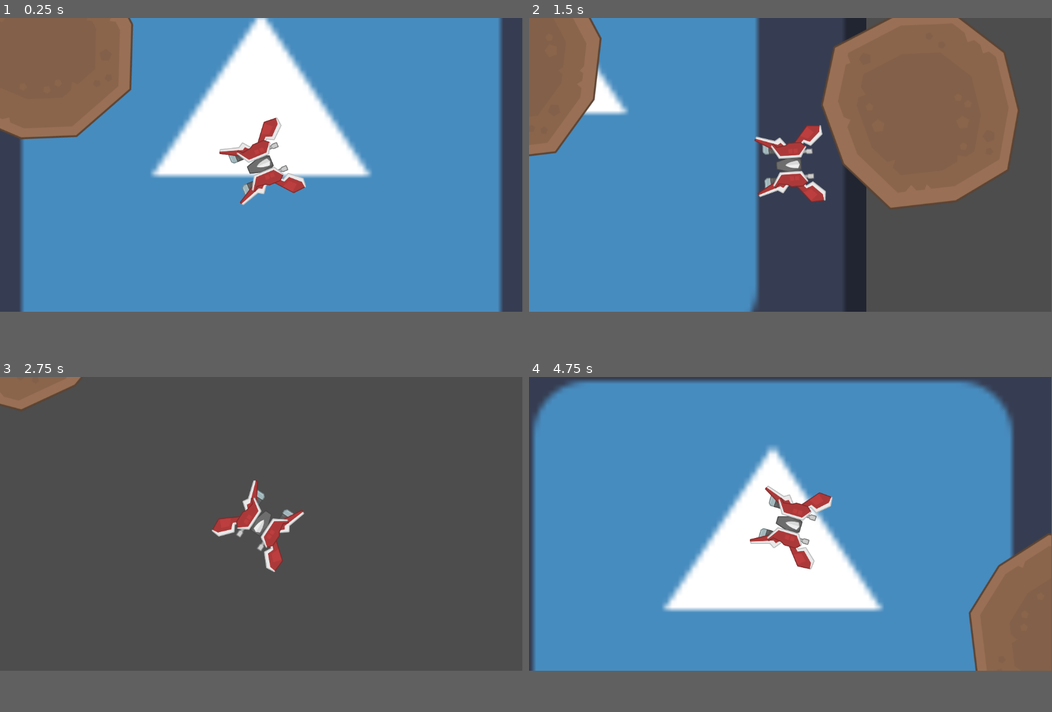
Above: before the commit, frames 1-4 (two rows, left to right).
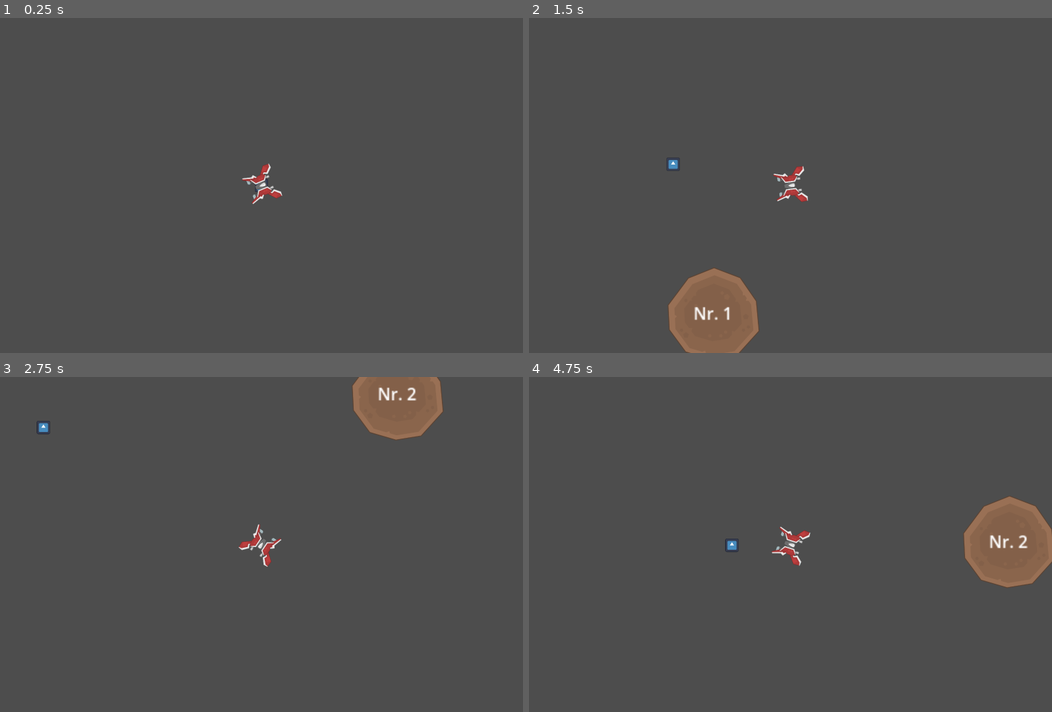
Above: after the commit, the same moments.

Repository: oskogstad/Pentasteroids2
Game: Godot game, scene res://main.tscn
Two runs of this game, one before a commit and one after it. Both use one fixed random seed, a clock stepped at 60 frames per second and the inputs below. The engine's default icon, where the game draws it, is replaced by a stand-in: a white triangle on a blue panel in a dark square.
Inputs (mouse positions are in pixels of both pictures, inside the frame that each line leads up to):
- Up to frame 1 (0.25 s): no input
- Up to frame 2 (1.5 s): move the mouse to (905, 148) at 0.52 s; hold D (move_right) 0.53-1.28 s; move the mouse to (685, 178) at 1.27 s; hold S (move_backward) from 1.28 s (still down)
- Up to frame 3 (2.75 s): move the mouse to (313, 460) at 2.02 s; release S (move_backward) at 2.03 s; hold D (move_right) from 2.03 s (still down)
- Up to frame 4 (4.75 s): move the mouse to (764, 581) at 2.77 s; release D (move_right) at 2.78 s; hold W (move_forward) 2.78-3.53 s; move the mouse to (947, 567) at 3.52 s; hold A (move_left) from 3.53 s (still down); move the mouse to (633, 480) at 4.27 s
In our replay, the window is 799x449 before the commit and 800x512 after it. These sizes can differ from the game's own. Grey fills any space a smaller window leaves; there, only what the larger window draws over its background counts as a difference.

The runs differ from the first frame. In frame 1, 82% of the frame differs, in the area x 0-96%, y 0-88%; in frame 2, 61%; in frame 3, 5.3%; in frame 4, 82%.

Commit message:
Fix init collisions

Diff:
--- /dev/null
+++ b/BasicGun.gd
@@ -0,0 +1,10 @@
+extends Node
+
+# Called when the node enters the scene tree for the first time.
+func _ready():
+	pass # Replace with function body.
+
+
+# Called every frame. 'delta' is the elapsed time since the previous frame.
+func _process(delta):
+	pass
--- a/MeteorSpawner.gd
+++ b/MeteorSpawner.gd
@@ -1,14 +1,17 @@
 extends Timer
-
-func _ready():
-	spawn_meteor()
+var meteor_number = 1
 
 func spawn_meteor():
 	var Meteor = load("res://meteor.tscn")
 	var instance = Meteor.instantiate()
+	instance.name = "%d - Meteor" % meteor_number
+	instance.set_label("Nr. %d" % meteor_number)
+	var vPort = get_parent().get_viewport()
+	instance.test(vPort)
 	add_child(instance)
+	meteor_number += 1
 
+#func _physics_process(delta):
 func _on_timeout():
 	spawn_meteor()
-	print("timer done")
-	wait_time = randi_range(1, 3) # Replace with function body.
+	wait_time = randi_range(4, 6)
--- /dev/null
+++ b/bullet.tscn
@@ -0,0 +1,17 @@
+[gd_scene load_steps=2 format=3 uid="uid://chv2mi8urc6dk"]
+
+[ext_resource type="Texture2D" uid="uid://ctoifkcfico3w" path="res://sprites/bullet.png" id="1_jy0xl"]
+
+[node name="Bullet" type="Node"]
+
+[node name="Bullet" type="CharacterBody2D" parent="."]
+
+[node name="Sprite2D" type="Sprite2D" parent="Bullet"]
+position = Vector2(-20, -48)
+scale = Vector2(0.1, 0.1)
+texture = ExtResource("1_jy0xl")
+
+[node name="CollisionPolygon2D" type="CollisionPolygon2D" parent="Bullet"]
+position = Vector2(-20, -48)
+scale = Vector2(0.1, 0.1)
+polygon = PackedVector2Array(31, -40.2, 31, -38.9, 41, -29.9, 41, -27.5, 46, -20.4, 46, 19.4, 40.2, 31, 38.9, 31, 29.9, 41, 27.5, 41, 20.4, 46, -20.3, 46, -41, 30, -41, 27.5, -46, 20.4, -46, -19.4, -40.2, -31, -38.9, -31, -29.9, -41, -27.5, -41, -19.2, -46, 19.4, -46)
--- a/main.tscn
+++ b/main.tscn
@@ -1,15 +1,11 @@
 [gd_scene load_steps=4 format=3 uid="uid://bdcisqexwvepd"]
 
-[ext_resource type="Texture2D" uid="uid://b0tgp1v3c3tvi" path="res://icon.svg" id="1_211rm"]
+[ext_resource type="Texture2D" uid="uid://b0tgp1v3c3tvi" path="res://icon.svg" id="3_4ernk"]
 [ext_resource type="Script" path="res://MeteorSpawner.gd" id="3_6jscr"]
 [ext_resource type="PackedScene" uid="uid://i02msisvu2wp" path="res://player.tscn" id="4_gw4o8"]
 
 [node name="MainGameNode" type="Node2D"]
 scale = Vector2(0.5, 0.5)
-
-[node name="Background" type="Sprite2D" parent="."]
-scale = Vector2(24, 24)
-texture = ExtResource("1_211rm")
 
 [node name="Player" parent="." instance=ExtResource("4_gw4o8")]
 
@@ -18,4 +14,7 @@
 autostart = true
 script = ExtResource("3_6jscr")
 
+[node name="Sprite2D" type="Sprite2D" parent="."]
+texture = ExtResource("3_4ernk")
+
 [connection signal="timeout" from="MeteorSpawner" to="MeteorSpawner" method="_on_timeout"]
--- a/meteor.tscn
+++ b/meteor.tscn
@@ -12,4 +12,14 @@
 [node name="CollisionPolygon2D" type="CollisionPolygon2D" parent="."]
 polygon = PackedVector2Array(19, -220.8, 19, -219.4, 124, -180.4, 124, -179.2, 135, -173.2, 135, -170.5, 211, -61.6, 21 …(214 unchanged characters)…
 
+[node name="NumberLabel" type="Label" parent="."]
+offset_left = -251.0
+offset_top = -186.0
+offset_right = -151.0
+offset_bottom = -112.0
+scale = Vector2(5, 5)
+text = "Test"
+horizontal_alignment = 1
+vertical_alignment = 1
+
 [connection signal="body_entered" from="." to="." method="_on_body_entered"]
--- a/player.tscn
+++ b/player.tscn
@@ -1,7 +1,8 @@
-[gd_scene load_steps=3 format=3 uid="uid://i02msisvu2wp"]
+[gd_scene load_steps=4 format=3 uid="uid://i02msisvu2wp"]
 
 [ext_resource type="Script" path="res://scripts/player.gd" id="1_1eclu"]
 [ext_resource type="Texture2D" uid="uid://drcudqk0dyfo3" path="res://sprites/spaceShip.png" id="2_l1n88"]
+[ext_resource type="Script" path="res://BasicGun.gd" id="3_qqdws"]
 
 [node name="Player" type="Node"]
 
@@ -18,3 +19,6 @@
 polygon = PackedVector2Array(135, -146.7, 135, -145.6, 138, -143.6, 138, -138.3, 136.6, -132.5, 135.5, -132.5, 115, -64 …(1068 unchanged characters)…
 
 [node name="Camera2D" type="Camera2D" parent="PlayerBody"]
+
+[node name="BasicGun" type="Node" parent="PlayerBody"]
+script = ExtResource("3_qqdws")
--- a/project.godot
+++ b/project.godot
@@ -17,8 +17,8 @@
 
 [display]
 
-window/size/mode=4
-window/size/borderless=true
+window/size/viewport_width=2500
+window/size/viewport_height=1800
 
 [input]
 
--- a/scripts/meteor.gd
+++ b/scripts/meteor.gd
@@ -1,12 +1,11 @@
 extends RigidBody2D
 
-var MAX_SPEED: int = 400
+var MAX_SPEED: int = 200
 var spinDegrees = randf_range(-2, 2)
-
+var exploding = false;
 enum StartingEdge { Top, Bottom, Left, Right }
 
-func set_random_position():
-	var vPort = get_viewport()
+func set_random_position(vPort: Viewport):
 	var vPortSize = vPort.size
 
 	var startingEdge = randi() % 4
@@ -29,14 +28,34 @@
 func get_random_axis_position(camPos: int, vPortSize: int):
 	return randi_range(camPos - vPortSize/2, camPos + vPortSize/2)
 
-func _ready():
-	var textureNumber = randi_range(1, 4)
+func set_label(text):
+	$NumberLabel.text = text
+
+func test(vPort: Viewport):
+	var textureNumber = randi_range(1, 1)
 	var texturePathTemplate = "res://sprites/meteor_%d.png"
 	var texturePath = texturePathTemplate % textureNumber
 	$MeteorSprite.texture = load(texturePath)
-	set_random_position()
+	set_random_position(vPort)
 
 func _physics_process(delta):
 	var camPos = get_viewport().get_camera_2d().get_screen_center_position()
-	linear_velocity = global_position.direction_to(camPos) * MAX_SPEED
-	rotation_degrees += spinDegrees
+	linear_velocity = global_position.direction_to(camPos) * MAX_SPEED * delta
+	var col = move_and_collide(linear_velocity)
+	if col:
+		var collider = col.get_collider()
+		var name = collider.get_name()
+
+		print(self.name + " collided with " + name)
+		if name == "PlayerBody":
+			collider.take_dmg()
+		else:
+			collider._on_collision()
+		_on_collision()
+
+func _on_collision():
+	if !exploding:
+		exploding = true
+		var parent = get_parent()
+		parent.remove_child(self)
+		queue_free()
--- a/scripts/player.gd
+++ b/scripts/player.gd
@@ -1,6 +1,6 @@
 extends CharacterBody2D
 
-var speed: float = 1500
+var speed: float = 1000
 var acceleration: float = 15000
 var friction: float = acceleration / speed
 const tractionValue: int = 1
@@ -9,7 +9,7 @@
 	apply_traction(delta)
 	apply_friction(delta)
 
-func _physics_process(delt: float) -> void:
+func _physics_process(_rdelt: float) -> void:
 	move_and_slide()
 	look_at(get_global_mouse_position())
 	rotation_degrees += 90
@@ -35,3 +35,6 @@
 
 func apply_friction(delta: float) -> void:
 	velocity -= velocity * friction * delta
+
+func take_dmg():
+	print("dmg!")
Binary file added: sprites/bullet.png
Not shown, added: sprites/bullet.png.import
